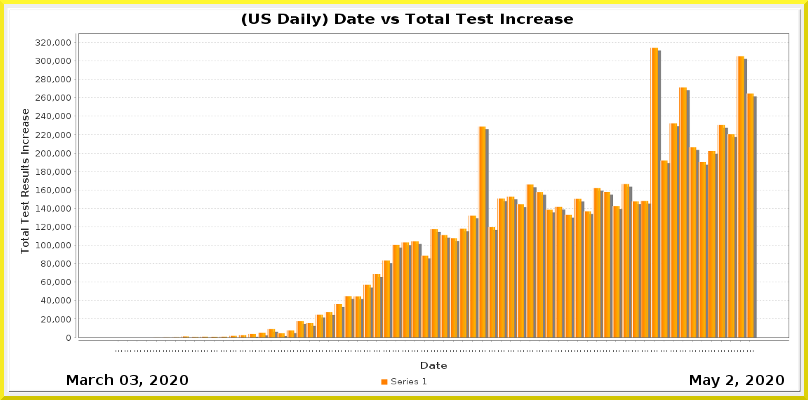
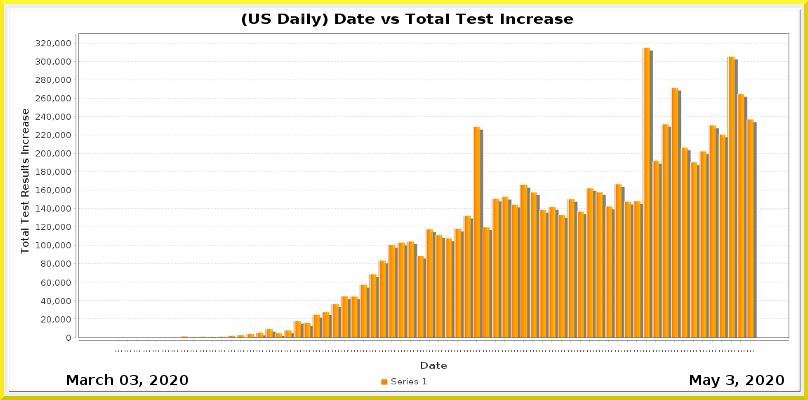
The second 808 x 400 image is a revision of the first. Changes to its layers:
painted on "Current Date" over [726, 375, 734, 385]
painted on "Date_vs_TestIncrease.png" over [35, 39, 789, 352]
